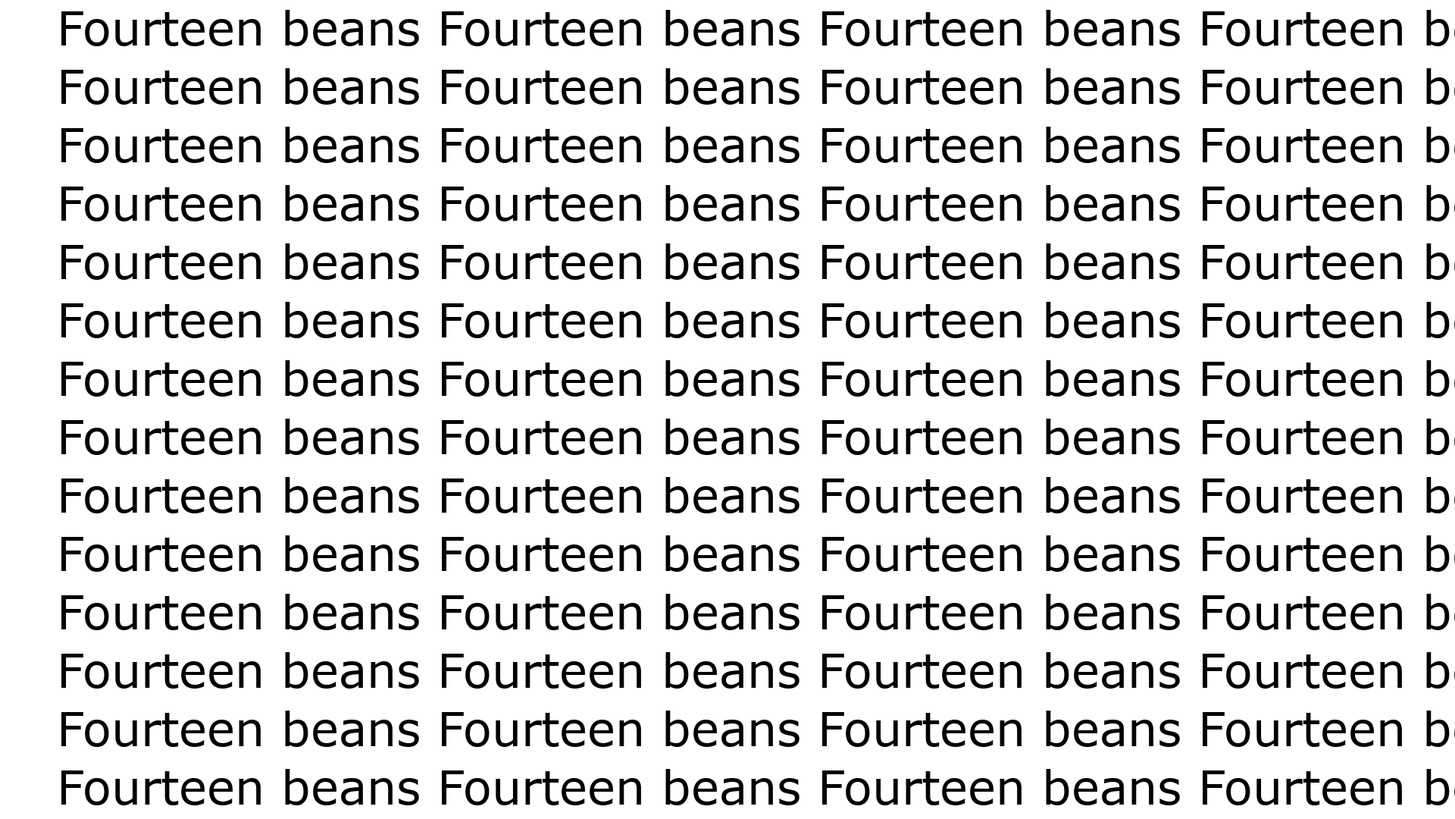
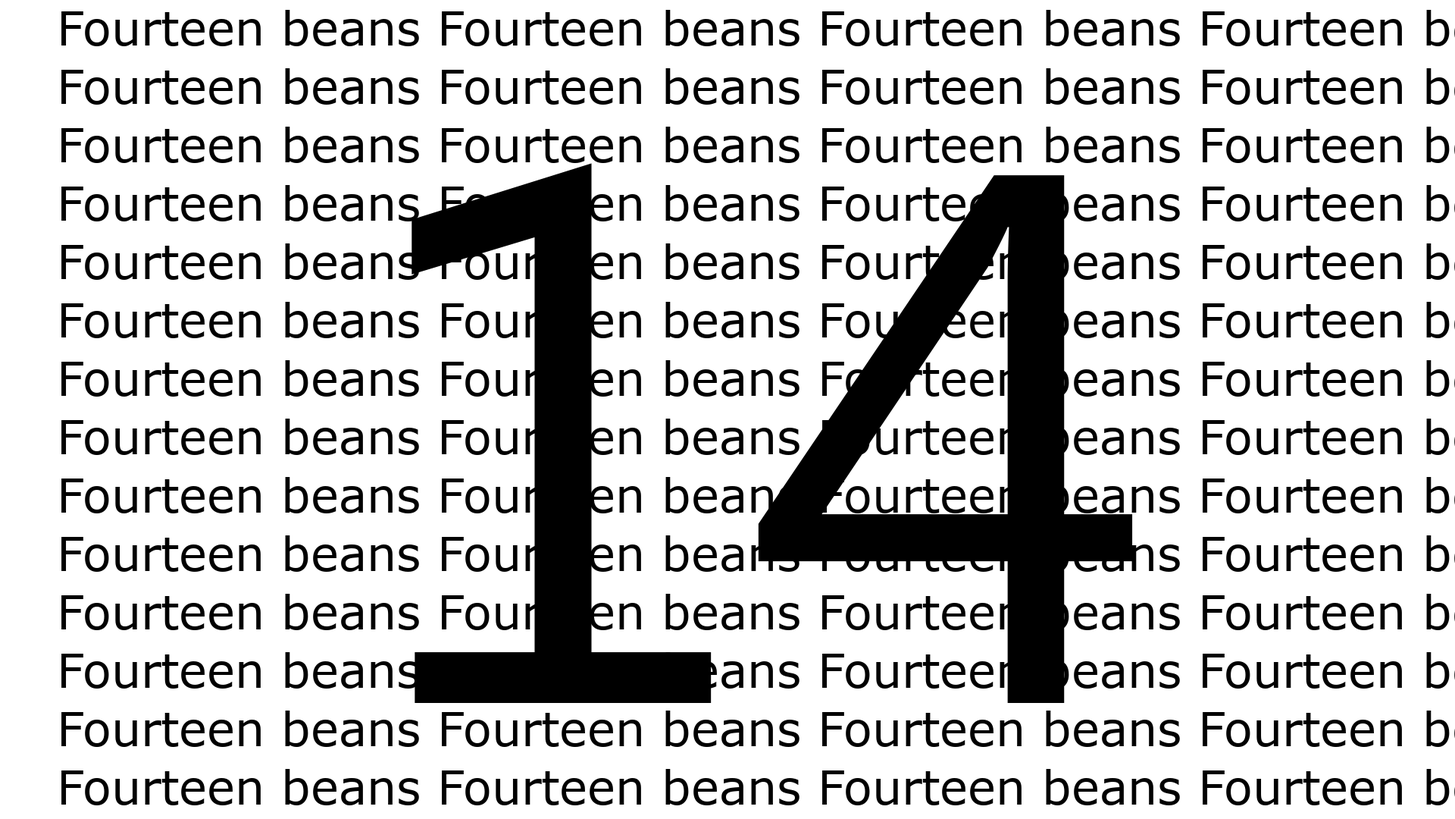
Layered file, before and after one edit (1455 × 819). Changes by layer:
added layer "14" above "圖層" over [411, 162, 1134, 703]
